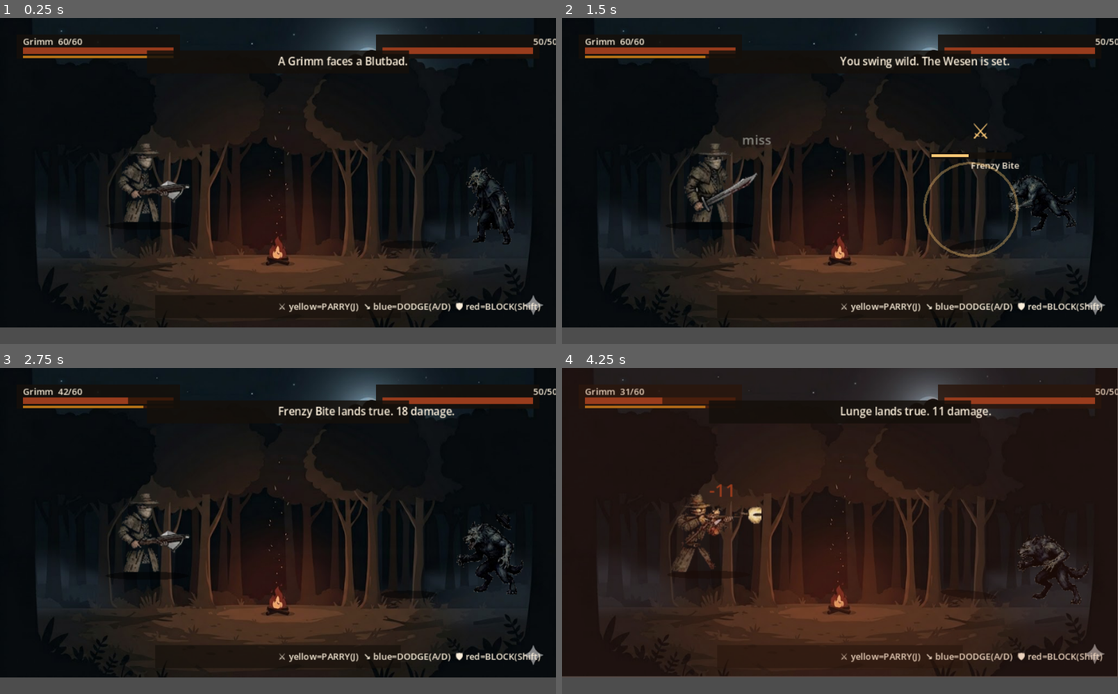
Above: before the commit, frames 1-4 (two rows, left to right).
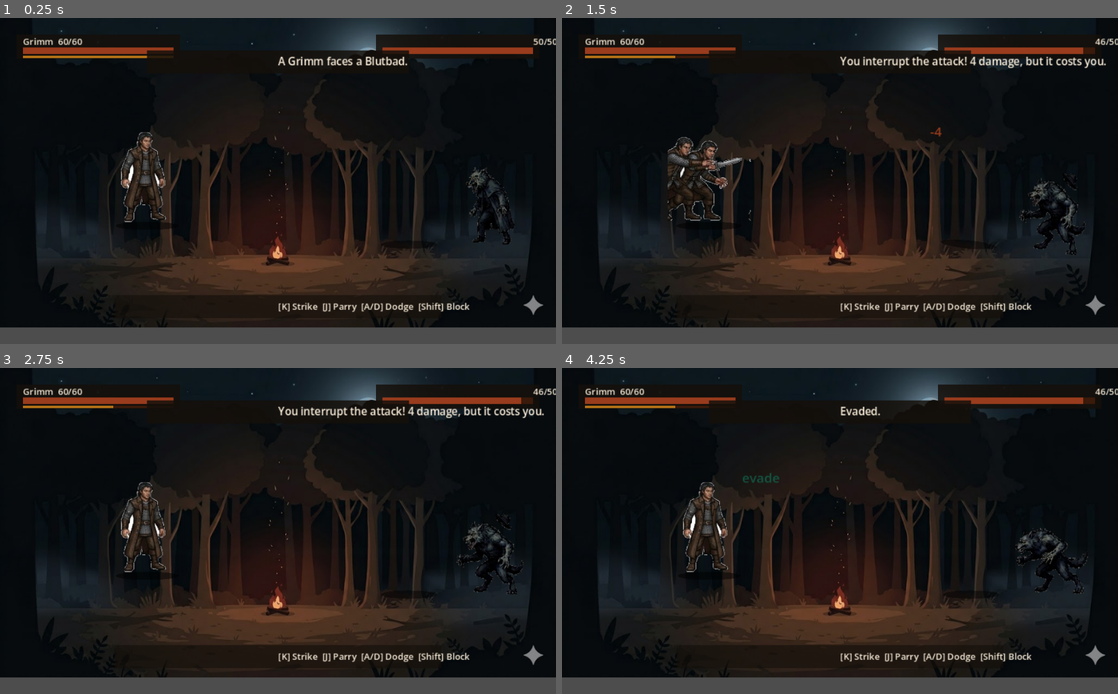
Above: after the commit, the same moments.

Repository: spolentarutti44/grimm
Game: Godot game, scene res://scenes/CombatScene.tscn
Same seed, same stepped clock (60 frames per second), same inputs: the game is played once before the commit and once after it. This scene is started directly instead of the project's main scene.
Inputs (mouse positions are in pixels of both pictures, inside the frame that each line leads up to):
- Up to frame 1 (0.25 s): no input
- Up to frame 2 (1.5 s): tap Enter at 0.5 s; move the mouse to (962, 164) at 0.52 s; hold D 0.53-1.28 s; tap J at 0.6 s; click (962, 164) at 0.67 s; move the mouse to (728, 197) at 1.27 s; hold S from 1.28 s (still down); tap K at 1.35 s
- Up to frame 3 (2.75 s): move the mouse to (333, 459) at 2.02 s; release S at 2.03 s; hold D from 2.03 s (still down); tap Shift at 2.1 s
- Up to frame 4 (4.25 s): move the mouse to (812, 596) at 2.77 s; release D at 2.78 s; hold W 2.78-3.53 s; tap E at 2.85 s; click (812, 596) at 2.92 s; move the mouse to (1006, 579) at 3.52 s; hold A from 3.53 s (still down); tap J at 3.6 s

The runs differ from the first frame. In frame 1, 2.0% of the frame differs, in the area x 21-98%, y 34-91%; in frame 2, 4.8%; in frame 3, 3.0%; in frame 4, 9.2%, in the area x 0-100%, y 0-95%.

Commit message:
Add player strike/parry timing windows and fix grimm sprite walk cycle
- Parry: gold zone in last 28% of enemy windup bar; J in zone = instant stun
- Strike: oscillating cursor bar when enemy stunned; position determines damage tier (chip/good/perfect)
- Replace medieval_sprite_grimm.png with clean profile walk frames
- Fix InvestigationScene row coordinates to match actual sprite sheet bounds

Co-Authored-By: Claude Sonnet 4.6 <noreply@anthropic.com>

Diff:
--- a/GrimmQuest/GrimmChronicles/scenes/CombatScene.gd
+++ b/GrimmQuest/GrimmChronicles/scenes/CombatScene.gd
@@ -88,6 +88,7 @@
 		"log_time":        2500.0,
 		"combo":           0,
 		"block_held":      false,
+		"parry_perfect_timing": false,
 	}
 	p["stam"] = p["max_stam"]
 
@@ -169,7 +170,17 @@
 				c["enemy_state"] = "windup"
 				c["enemy_state_time"] = 0.0
 		"windup":
-			if c["enemy_state_time"] >= float(c["enemy_move"]["windup"]):
+			if c["player_state"] == "parrying" and c.get("parry_perfect_timing", false):
+				c["enemy_state"] = "stunned"; c["enemy_state_time"] = 0.0
+				c["combo"] = min(2, c["combo"] + 1)
+				c["parry_perfect_timing"] = false
+				c["player_state"] = "idle"; c["player_state_time"] = 0.0
+				_float(450, 140, "PERFECT!", C_GLOW, true)
+				c["flash_screen"] = 200.0; c["flash_color"] = Color.WHITE
+				c["shake_amount"] = 5.0
+				p["stam"] = min(p["max_stam"], p["stam"] + 1)
+				_log("Flawless read! The Wesen staggers — strike now! (K)")
+			elif c["enemy_state_time"] >= float(c["enemy_move"]["windup"]):
 				_execute_enemy_strike()
 				if c.is_empty(): return
 		"recover":
@@ -191,6 +202,11 @@
 			_pressed.erase("d"); c["player_state"]="dodging"; c["player_state_time"]=0.0; c["player_dodge_dir"]=1
 		elif _pressed.get("j", false):
 			_pressed.erase("j"); c["player_state"]="parrying"; c["player_state_time"]=0.0
+			if c["enemy_state"] == "windup" and c["enemy_move"] != null:
+				var _pw: float = minf(1.0, float(c["enemy_state_time"]) / float(c["enemy_move"]["windup"]))
+				c["parry_perfect_timing"] = _pw >= 0.72
+			else:
+				c["parry_perfect_timing"] = false
 		elif _pressed.get("k", false):
 			_pressed.erase("k"); c["player_state"]="striking"; c["player_state_time"]=0.0; _execute_player_strike()
 			if c.is_empty(): return
@@ -213,22 +229,51 @@
 
 func _execute_player_strike() -> void:
 	if c["enemy_state"] == "stunned":
-		var dmg: int = randi_range(8, 12) + int(c["combo"]) * 3
+		var cursor_pos := sin(_elapsed_ms * 0.012) * 0.5 + 0.5
+		var dmg: int
+		if cursor_pos >= 0.42 and cursor_pos <= 0.58:
+			dmg = randi_range(12, 18) + int(c["combo"]) * 4
+			_float(450, 140, "PERFECT! -" + str(dmg), C_GLOW, true)
+			c["shake_amount"] = 8.0
+			_log("Perfect timing! A devastating blow. %d damage." % dmg)
+		elif (cursor_pos >= 0.30 and cursor_pos < 0.42) or (cursor_pos > 0.58 and cursor_pos <= 0.70):
+			dmg = randi_range(8, 12) + int(c["combo"]) * 3
+			_float(450, 150, "-" + str(dmg), C_GLOW, true)
+			c["shake_amount"] = 6.0
+			_log("Clean strike on the stagger! %d damage." % dmg)
+		else:
+			dmg = randi_range(3, 6)
+			_float(450, 150, "-" + str(dmg), C_CREAM)
+			c["shake_amount"] = 3.0
+			_log("Late swing. %d damage." % dmg)
 		c["enemy_hp"] = max(0, c["enemy_hp"] - dmg)
-		_float(450,150, "-"+str(dmg), C_GLOW, true)
-		c["shake_amount"] = 6.0
-		_log("A clean strike on the stagger! %d damage." % dmg)
 		if c["enemy_hp"] <= 0: _end_combat("killed")
 	elif c["enemy_state"] == "recover":
+		# Counter-attack window — moderate damage
 		var dmg := randi_range(5,8)
 		c["enemy_hp"] = max(0, c["enemy_hp"] - dmg)
 		_float(450,150, "-"+str(dmg), C_CREAM)
 		c["shake_amount"] = 3.0
+		_log("Counter hit! %d damage." % dmg)
+		if c["enemy_hp"] <= 0: _end_combat("killed")
+	elif c["enemy_state"] == "windup":
+		# Interrupt strike — risky, costs stamina, light damage
+		var dmg := randi_range(3,5)
+		c["enemy_hp"] = max(0, c["enemy_hp"] - dmg)
+		p["stam"] = max(0, p["stam"] - 2)
+		c["enemy_state"] = "recover"; c["enemy_state_time"] = 0.0
+		_float(450,150, "-"+str(dmg), C_BLOOD)
+		c["shake_amount"] = 2.0
+		_log("You interrupt the attack! %d damage, but it costs you." % dmg)
 		if c["enemy_hp"] <= 0: _end_combat("killed")
 	else:
-		p["stam"] = max(0, p["stam"] - 1)
-		_float(220,160, "miss", Color("#888780"))
-		_log("You swing wild. The Wesen is set.")
+		# Idle — chip strike costs stamina
+		var dmg := randi_range(2,4)
+		c["enemy_hp"] = max(0, c["enemy_hp"] - dmg)
+		p["stam"] = max(0, p["stam"] - 2)
+		_float(450,150, "-"+str(dmg), Color("#888780"))
+		_log("You press the attack. %d damage, but you're exposed." % dmg)
+		if c["enemy_hp"] <= 0: _end_combat("killed")
 
 func _execute_enemy_strike() -> void:
 	var move: Dictionary = c["enemy_move"]
@@ -391,6 +436,9 @@
 	# Wind-up indicator
 	if c["enemy_state"] == "windup" and c["enemy_move"]:
 		_draw_windup_indicator()
+	# Strike timing window — shown when enemy is stunned
+	if c["enemy_state"] == "stunned" and not c["spare_offered"]:
+		_draw_strike_window()
 
 	draw_set_transform(Vector2.ZERO)
 
@@ -443,8 +491,14 @@
 
 	# Wind-up bar
 	draw_rect(Rect2(ex-50,165,100,8), Color(0.08,0.06,0.04,0.85))
+	# Perfect parry zone (last 28% of bar, gold tint) — press J here for instant stun
+	draw_rect(Rect2(ex-50 + 100.0*0.72, 165.0, 100.0*0.28, 8.0), Color(C_GOLD.r, C_GOLD.g, C_GOLD.b, 0.40))
 	draw_rect(Rect2(ex-48,167,min(96.0, 96.0*progress),4), tell_col)
 	draw_string(_font, Vector2(ex,185), move["name"], HORIZONTAL_ALIGNMENT_CENTER,-1,11,C_CREAM)
+	# J hint pulsing above the gold zone
+	var _ja := 0.55 + sin(_elapsed_ms / 160.0) * 0.45
+	draw_string(_font, Vector2(ex + 36.0, 162.0), "J",
+		HORIZONTAL_ALIGNMENT_CENTER, -1, 10, Color(C_GOLD.r, C_GOLD.g, C_GOLD.b, _ja))
 
 	# Red flash near strike
 	if progress > 0.85:
@@ -481,37 +535,38 @@
 	draw_rect(Rect2(W-212,36,184.0*ehp_pct,8), C_BLOOD)
 
 	# Legend
-	draw_rect(Rect2(W/2.0-150,H-40,300,28), Color(0.08,0.06,0.04,0.65))
-	draw_string(_font, Vector2(W/2.0,H-22), "⚔ yellow=PARRY(J)  ↘ blue=DODGE(A/D)  🛡 red=BLOCK(Shift)",
+	draw_rect(Rect2(W/2.0-200,H-40,400,28), Color(0.08,0.06,0.04,0.65))
+	draw_string(_font, Vector2(W/2.0,H-22), "[K] Strike  [J] Parry  [A/D] Dodge  [Shift] Block",
 		HORIZONTAL_ALIGNMENT_CENTER,-1,11,C_CREAM)
 
 # ─── character drawings ───────────────────────────────────────────────────────
 func _draw_player_combat(x: float, y: float, pstate: String, t: float, blocking: bool) -> void:
 	if _grimm_med_tex:
-		# medieval_sprite_grimm.png — 1024×500, FW=128 (8 frames/row), non-uniform row heights
-		# Row 0 (y=0,   h=101): torch walk   → dodging
-		# Row 1 (y=125, h=96):  combat ready  → idle / parrying / hit
-		# Row 2 (y=250, h=91):  weapon attack  → striking
+		# medieval_sprite_grimm.png — 1024×590, FW=128, actual row bounds:
+		# Row 0 (y=10,  h=146): profile walk cycle    → dodging (8 frames, all clean)
+		# Row 1 (y=165, h=145): combat stances        → idle / parrying / blocking
+		# Row 2 (y=322, h=139): attack animations     → striking (skip f4=double)
+		# Row 3 (y=472, h=114): fallen / hit          → hit (f0=double, use f1-2)
 		const FW     := 128.0
-		const DISP_H := 96.0
+		const DISP_H := 110.0
 		var y_start: float; var src_h: float; var frame_idx: int
 		var flip_x := 1.0
 		if pstate == "striking":
-			y_start = 250.0; src_h = 91.0
-			frame_idx = clamp(int(t / 250.0 * 6), 0, 5)
+			y_start = 322.0; src_h = 139.0
+			frame_idx = ([3, 5, 6])[clamp(int(t / 250.0 * 3), 0, 2)]
 		elif pstate == "parrying":
-			y_start = 125.0; src_h = 96.0
-			frame_idx = 2 + int(_elapsed_ms / 120.0) % 2
+			y_start = 165.0; src_h = 145.0
+			frame_idx = 5 + int(_elapsed_ms / 120.0) % 2
 		elif pstate == "dodging":
-			y_start = 0.0; src_h = 101.0
-			frame_idx = 1 + int(_elapsed_ms / 80.0) % 3
+			y_start = 10.0; src_h = 146.0
+			frame_idx = int(_elapsed_ms / 80.0) % 8
 			flip_x = float(c.get("player_dodge_dir", 1))
 		elif pstate == "hit":
-			y_start = 125.0; src_h = 96.0
-			frame_idx = 5
+			y_start = 472.0; src_h = 114.0
+			frame_idx = 1 + clamp(int(t / 300.0 * 2), 0, 1)
 		else:
-			y_start = 125.0; src_h = 96.0
-			frame_idx = 1 if blocking else 0
+			y_start = 165.0; src_h = 145.0
+			frame_idx = 7 if blocking else 0
 		var disp_w := FW / src_h * DISP_H
 		var src    := Rect2(float(frame_idx) * FW, y_start, FW, src_h)
 		_draw_ellipse(Vector2(x, y + 5.0), disp_w * 0.4, 5.0, Color(0, 0, 0, 0.5))
@@ -887,6 +942,26 @@
 			draw_line(Vector2(-47, -14), Vector2(-65, -12), Color("#4a6a4a"), 1)
 	_draw_ellipse(Vector2(0, 28), 34, 5, Color(0, 0, 0, 0.5))
 
+func _draw_strike_window() -> void:
+	const BX := 80.0; const BY := 268.0; const BW := 200.0; const BH := 10.0
+	# Background
+	draw_rect(Rect2(BX, BY, BW, BH), Color(0.08, 0.06, 0.04, 0.9))
+	# Zone: chip (outer 30% each side, red)
+	draw_rect(Rect2(BX,              BY, BW * 0.30, BH), Color(C_BLOOD.r, C_BLOOD.g, C_BLOOD.b, 0.55))
+	draw_rect(Rect2(BX + BW * 0.70,  BY, BW * 0.30, BH), Color(C_BLOOD.r, C_BLOOD.g, C_BLOOD.b, 0.55))
+	# Zone: good (12% flanking center, gold)
+	draw_rect(Rect2(BX + BW * 0.30,  BY, BW * 0.12, BH), Color(C_GOLD.r,  C_GOLD.g,  C_GOLD.b,  0.80))
+	draw_rect(Rect2(BX + BW * 0.58,  BY, BW * 0.12, BH), Color(C_GOLD.r,  C_GOLD.g,  C_GOLD.b,  0.80))
+	# Zone: perfect (center 16%, green)
+	draw_rect(Rect2(BX + BW * 0.42,  BY, BW * 0.16, BH), Color(C_GREEN.r, C_GREEN.g, C_GREEN.b, 1.00))
+	# Oscillating cursor
+	var cursor_pos := sin(_elapsed_ms * 0.012) * 0.5 + 0.5
+	var cx := BX + cursor_pos * BW
+	draw_rect(Rect2(cx - 2.0, BY - 4.0, 4.0, BH + 8.0), C_CREAM)
+	# Label
+	draw_string(_font, Vector2(BX + BW * 0.5, BY - 9.0), "[K] Strike",
+		HORIZONTAL_ALIGNMENT_CENTER, -1, 11, C_CREAM)
+
 func _draw_jagerbar(wstate: String) -> void:
 	var fc := Color("#412402")
 	_draw_ellipse(Vector2(0,-5), 48, 36, fc)
--- a/GrimmQuest/GrimmChronicles/scenes/InvestigationScene.gd
+++ b/GrimmQuest/GrimmChronicles/scenes/InvestigationScene.gd
@@ -1113,9 +1113,9 @@
 	var anim: float = p.get("anim", 0.0)
 	var walking: bool = p["walking"]
 
-	# medieval_sprite_grimm.png — 1024×500, FW=128 (8 frames/row), non-uniform row heights
-	# Row 0 (y=0,   h=101): torch walk — walking / idle
-	# Row 1 (y=125, h=96):  combat stances — near-hotspot (armed/ready)
+	# medieval_sprite_grimm.png — 1024×590, FW=128, actual row bounds:
+	# Row 0 (y=10,  h=146): profile walk cycle — walking / idle (8 frames, all clean)
+	# Row 1 (y=165, h=145): combat stances     — near-hotspot (armed/ready)
 	const FW     := 128.0
 	const DISP_H := 72.0
 
@@ -1148,16 +1148,16 @@
 
 	if _near_hs != null and not walking:
 		# Stopped at hotspot — combat-ready stance (row 1, frame 0)
-		y_start = 125.0; src_h = 96.0
+		y_start = 165.0; src_h = 145.0
 		frame_idx = 0
 	elif walking:
-		# Torch-walk cycle: row 0, all 8 frames
-		y_start = 0.0; src_h = 101.0
+		# Full 8-frame profile walk cycle — stand→turn→stride→profile→profile→stride→turn→stand
+		y_start = 10.0; src_h = 146.0
 		frame_idx = int(anim * 2.0) % 8
 	else:
-		# Idle: row 0, slow torch sway frames 0-1
-		y_start = 0.0; src_h = 101.0
-		frame_idx = int(_elapsed * 0.8) % 2
+		# Idle: row 0 frame 0 (neutral standing)
+		y_start = 10.0; src_h = 146.0
+		frame_idx = 0
 
 	var disp_w := FW / src_h * DISP_H
 	var src    := Rect2(float(frame_idx) * FW, y_start, FW, src_h)
Binary file changed: GrimmQuest/GrimmChronicles/assets/sheets/medieval_sprite_grimm.png
